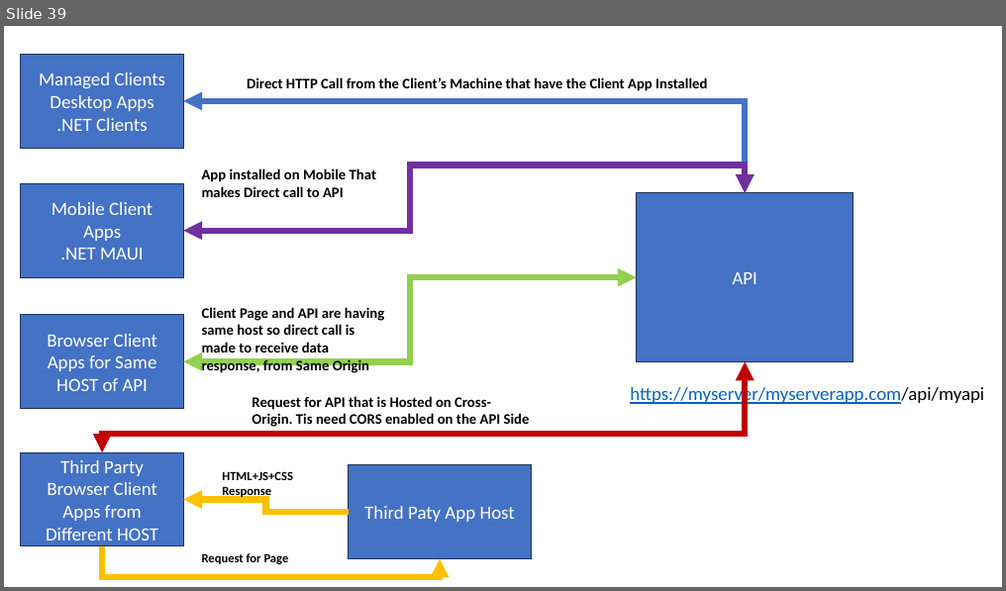
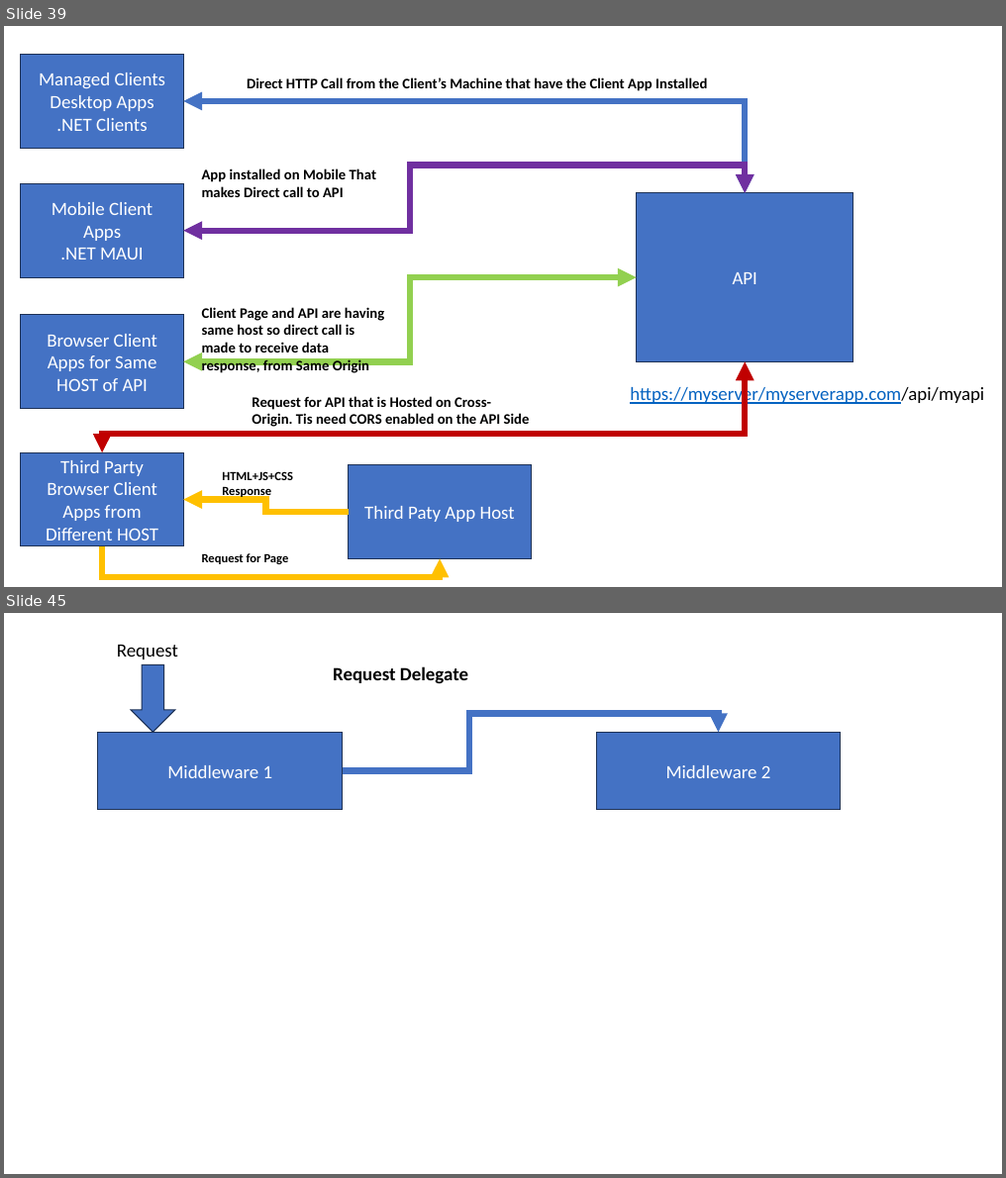
Before and after one commit to maheshsabnis/capita_sept_2023_Oct, a slide deck: Images.pptx. Shown one above the other, each under a label of ours: slide 39 before the commit, slides 39 and 45 after it; the slides between them are not shown. The pictures are 1006x591 and 1006x1178 pixels, drawn with LibreOffice and Linux fonts; fonts in the diff are those of the drawing. Boxes give left, top, right and bottom in pixels: in the first picture for what was removed or moved away, otherwise in the second. Text is boxed around its words. In the diff, an @@ line names an element or a change of style, - is before the commit and + after.

```diff
--- a/Images.pptx
+++ b/Images.pptx
@@ slide 45 added at bbox=[4, 613, 1002, 1174], background #FFFFFF @@
@@ text added at bbox=[117, 645, 178, 660], 18 pt, text #000000 @@
+Request
@@ down arrow added at bbox=[131, 664, 174, 732], fill #4472C4, outline #1E3256 1 pt @@
@@ text added at bbox=[333, 666, 468, 684], 18 pt, text #000000, bold @@
+Request Delegate
@@ elbow arrow added from (343, 771) to (718, 732), #4472C4 6 pt @@
@@ rectangle added at bbox=[98, 732, 344, 810], fill #4472C4, outline #1E3256 1 pt, 18 pt, text #FFFFFF @@
+Middleware 1
@@ rectangle added at bbox=[596, 732, 841, 810], fill #4472C4, outline #1E3256 1 pt, 18 pt, text #FFFFFF @@
+Middleware 2
```
Also in this commit, not shown: 5 other slides added, 6 other files.
